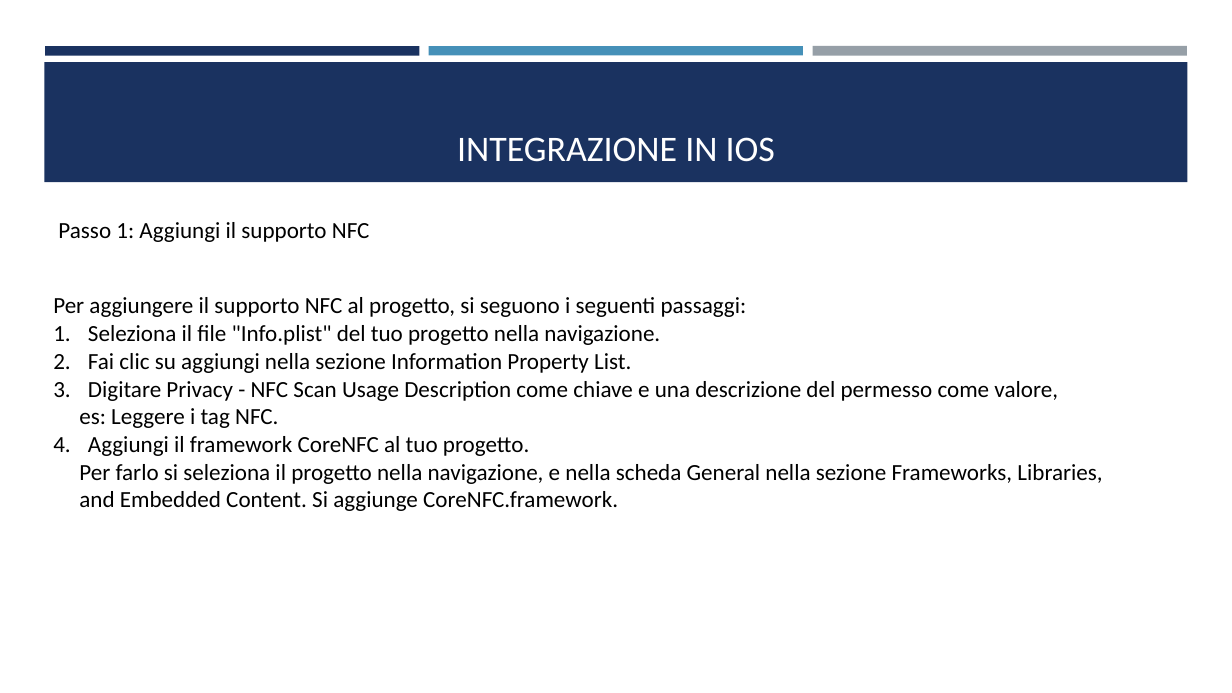
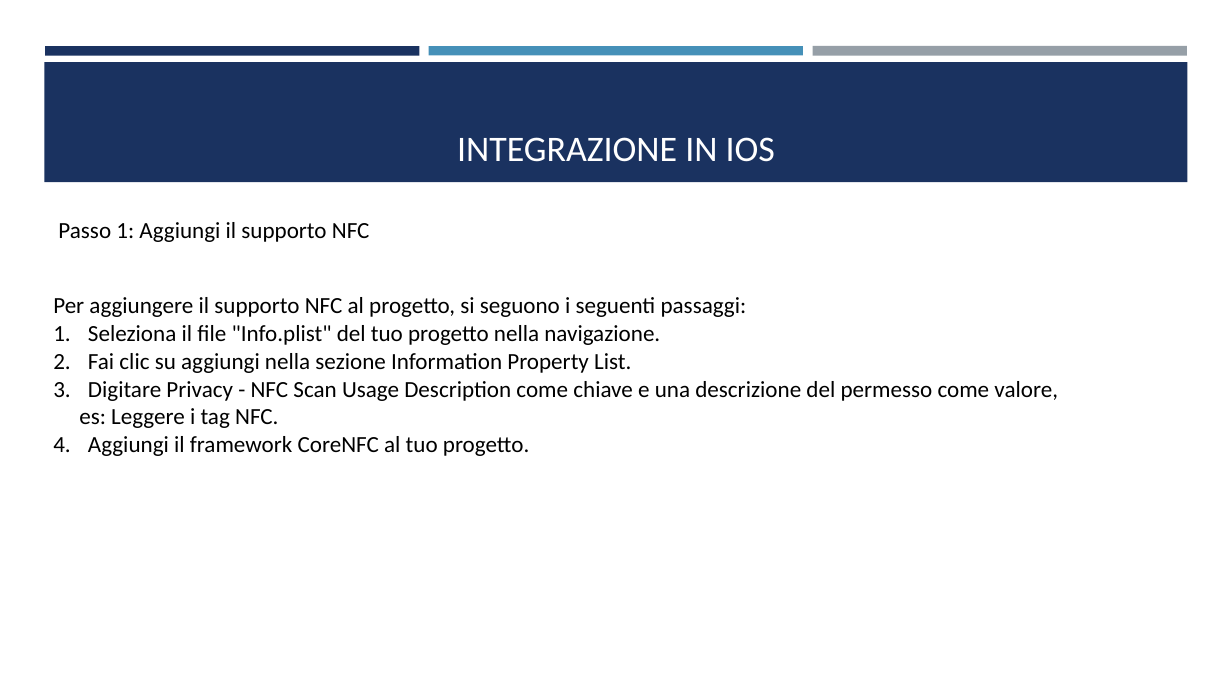
Before and after one commit to AndreaBedei1/Tesi, a slide deck: slide 11 of Mobile/Presentazione/NFC.pptx. Drawn at 1232x693 pixels with LibreOffice and Linux fonts; fonts in the diff are those of the drawing. Boxes give left, top, right and bottom in pixels: in the first picture for what was removed or moved away, otherwise in the second. Text is boxed around its words. In the diff, an @@ line names an element or a change of style, - is before the commit and + after.

```diff
--- a/Mobile/Presentazione/NFC.pptx
+++ b/Mobile/Presentazione/NFC.pptx
@@ text at bbox=[79, 464, 1102, 511]: paragraphs removed @@
-Per farlo si seleziona il progetto nella navigazione, e nella scheda General nella sezione Frameworks, Libraries,
-and Embedded Content. Si aggiunge CoreNFC.framework.
```
Also in this commit, not shown: 1 other slide changed, 2 other files.
